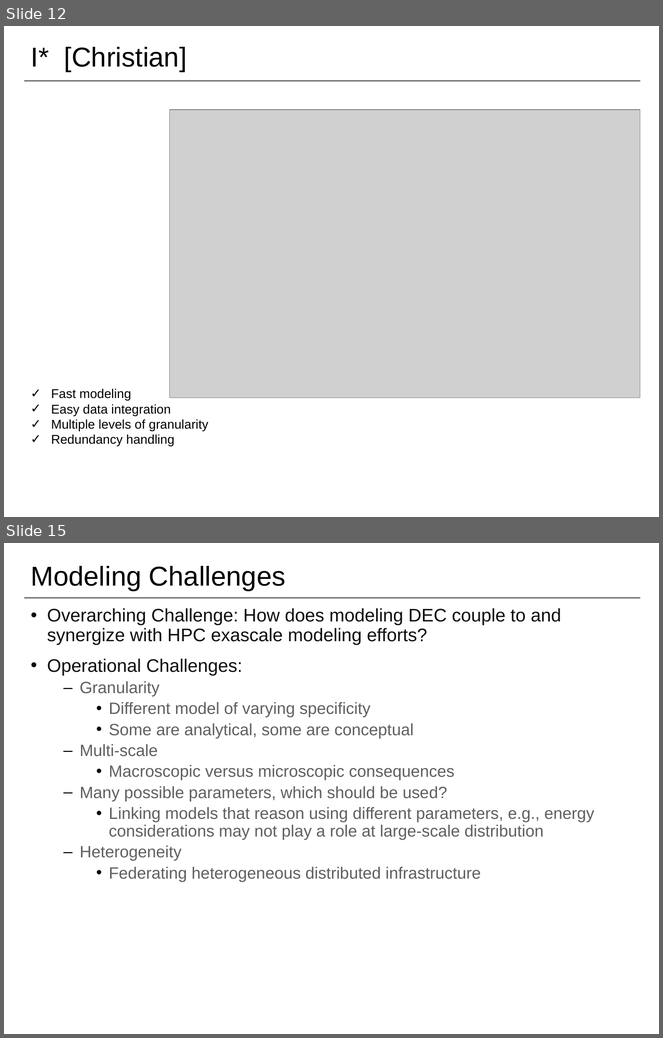
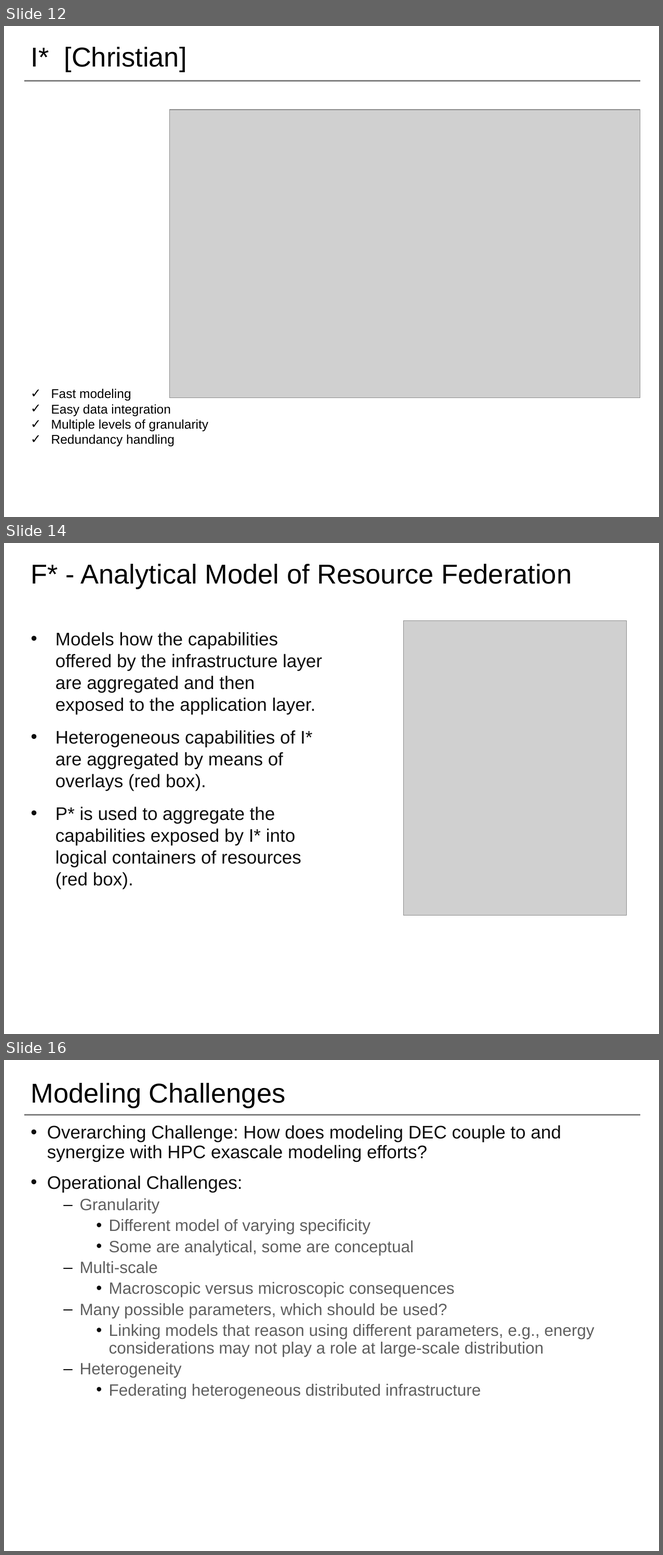
Before and after one commit to saga-project/NGMW, a slide deck: presentations/radical-modsim.pptx. Shown one above the other, each under a label of ours: slides 12 and 15 before the commit, slides 12, 14 and 16 after it; the slides between them are not shown. The pictures are 663x1038 and 663x1555 pixels, drawn with LibreOffice and Linux fonts; fonts in the diff are those of the drawing; grey boxes stand for pictures; background and template pictures are left out. Boxes give left, top, right and bottom in pixels: in the first picture for what was removed or moved away, otherwise in the second. Text is boxed around its words. In the diff, an @@ line names an element or a change of style, - is before the commit and + after.

```diff
--- a/presentations/radical-modsim.pptx
+++ b/presentations/radical-modsim.pptx
@@ slide 14 added at (4,543,659,1034), background #FFFFFF @@
@@ title added at (31,564,572,589), 30 pt, text #000000 @@
+F* - Analytical Model of Resource Federation
@@ text added at (55,632,322,889), 20 pt, text #0D0D0D @@
+• Models how the capabilities offered by the infrastructure layer are aggregated and then exposed to the application layer.
+• Heterogeneous capabilities of I* are aggregated by means of overlays (red box).
+• P* is used to aggregate the capabilities exposed by I* into logical containers of resources (red box).
@@ picture added at (404,621,627,916) @@
@@ what was slide 15 is now slide 16 @@
```
Also in this commit, not shown: 1 slide changed, 1 other slide added, 1 slide removed, 1 other file.
